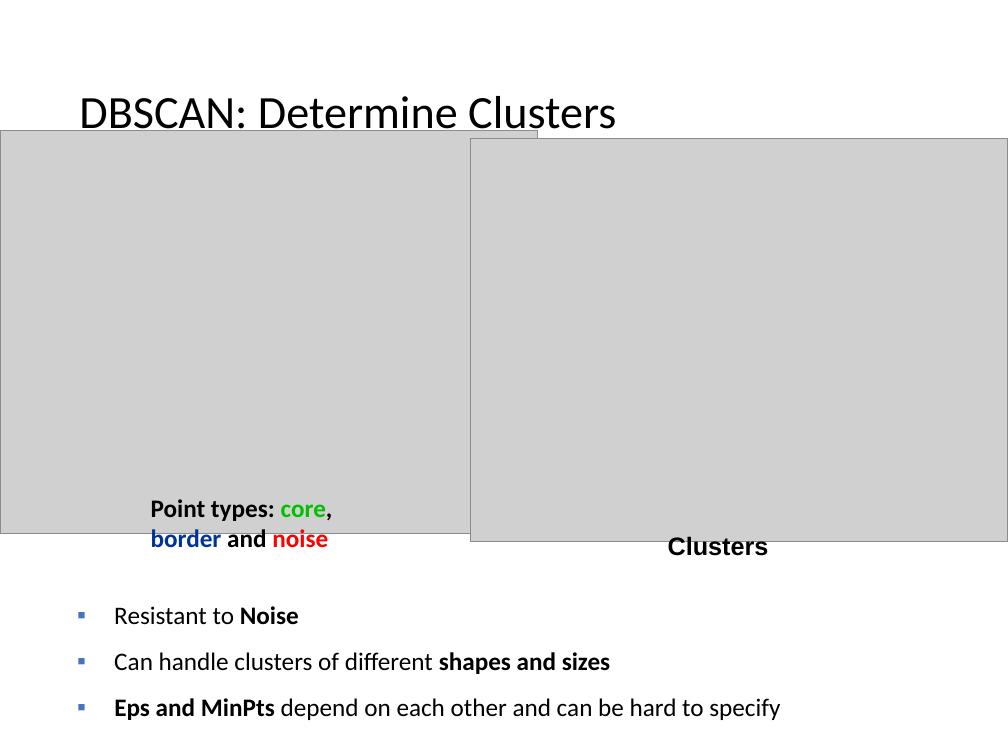
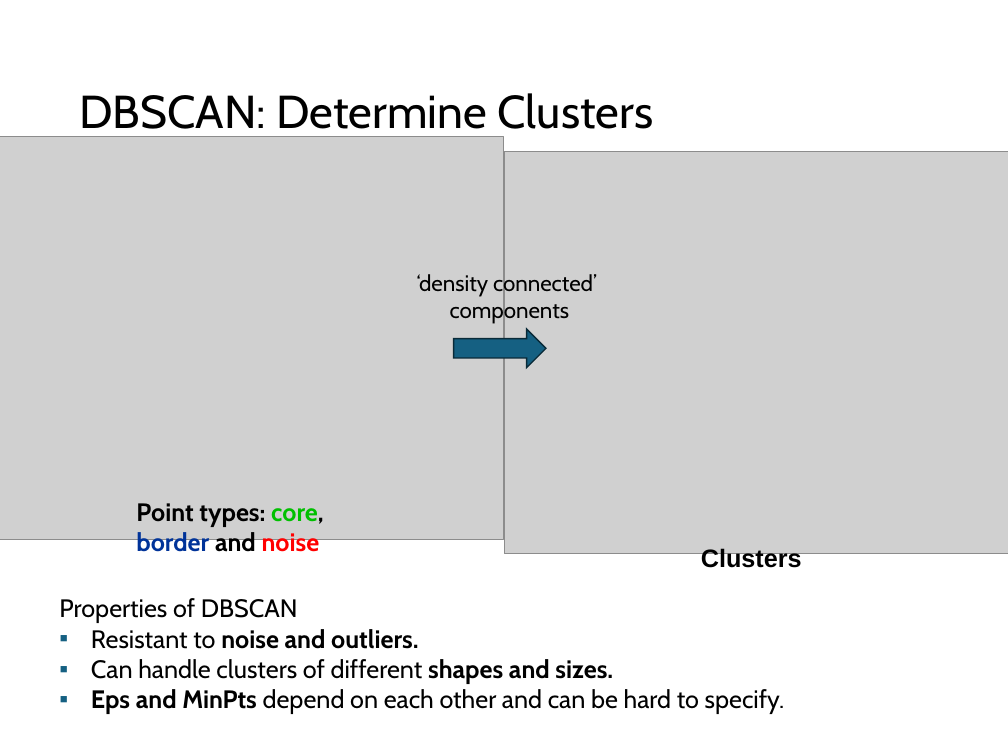
Before and after one commit to mhahsler/Introduction_to_Data_Mining_R_Examples, a slide deck: slide 63 of slides/chap7_basic_cluster_analysis.pptx (slide 64 before the commit). Drawn at 1008x756 pixels with LibreOffice and Linux fonts; fonts in the diff are those of the drawing; grey boxes stand for pictures. Boxes give left, top, right and bottom in pixels: in the first picture for what was removed or moved away, otherwise in the second. Text is boxed around its words. In the diff, an @@ line names an element or a change of style, - is before the commit and + after.

```diff
--- a/slides/chap7_basic_cluster_analysis.pptx
+++ b/slides/chap7_basic_cluster_analysis.pptx
@@ title "DBSCAN: Determine Clusters" at (79, 93, 654, 139): font Calibri to Cabin @@
@@ picture: place and size @@
-picture at (0, 131, 537, 534)
+picture at (0, 136, 504, 539)
@@ picture: place and size @@
-picture at (471, 139, 1008, 541)
+picture at (504, 151, 1008, 553)
@@ text added at (417, 272, 597, 324), 16 pt, text #000000 @@
+‘density connected’
+components
@@ right arrow added at (454, 329, 546, 367), fill #156082, outline #092A39 1 pt @@
@@ text "Point types: core, border and ..." at (136, 503, 324, 557): font Calibri to Cabin @@
@@ text "Point types: core, border and ...": place and size @@
-text "Point types: core, border and ..." at (151, 499, 333, 553)
+text "Point types: core, border and ..." at (136, 503, 324, 557)
@@ text "Clusters": place and size @@
-text "Clusters" at (668, 536, 769, 561)
+text "Clusters" at (701, 548, 802, 573)
@@ text at (59, 598, 785, 714): text changed; font Calibri to Cabin @@
-▪ Resistant to Noise
-▪ Can handle clusters of different shapes and sizes
-▪ Eps and MinPts depend on each other and can be hard to specify
+Properties of DBSCAN
+▪ Resistant to noise and outliers.
+▪ Can handle clusters of different shapes and sizes.
+▪ Eps and MinPts depend on each other and can be hard to specify.
```
Also in this commit, not shown: 94 other slides changed, 1 other file.
